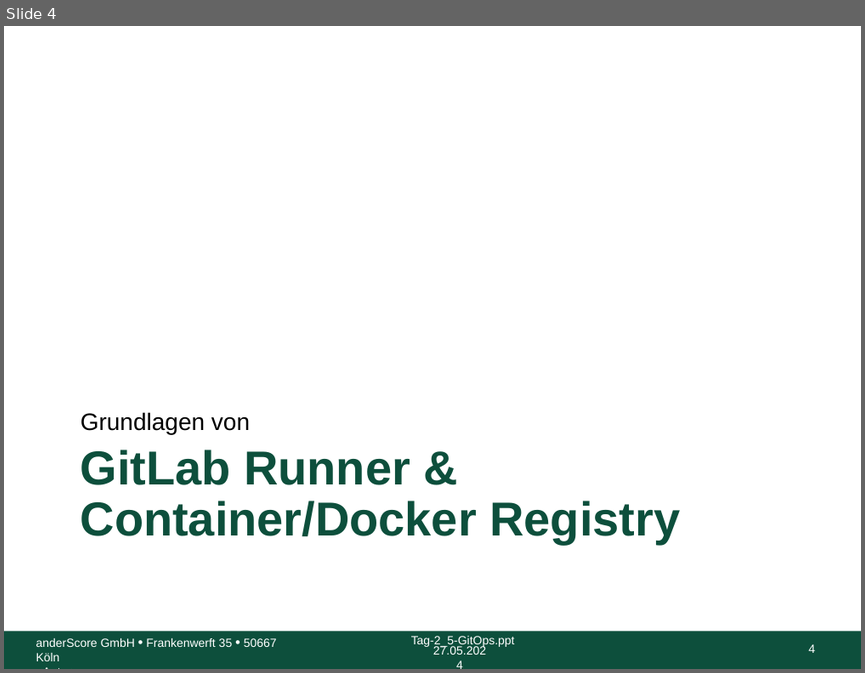
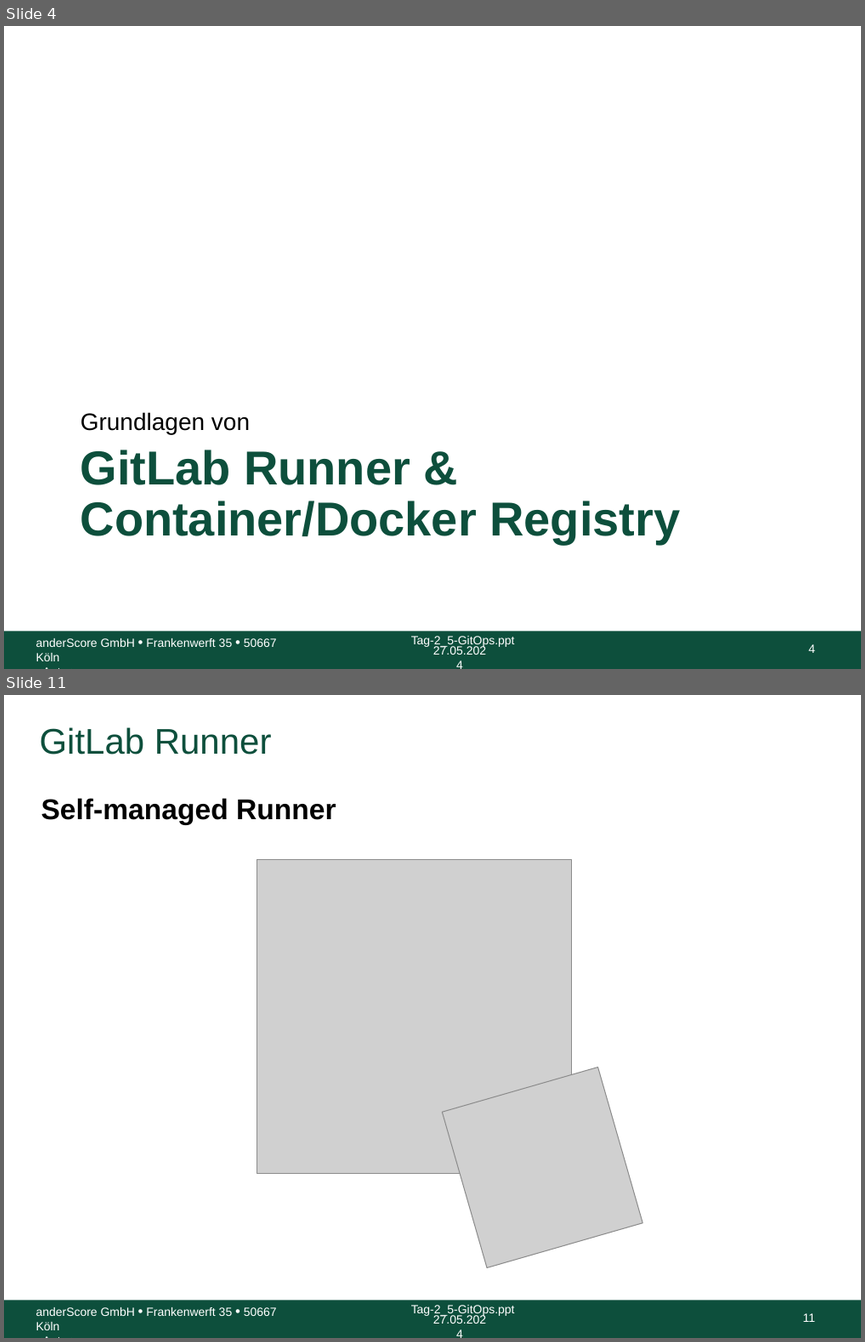
Before and after one commit to anderscore-gmbh/gitlab, a slide deck: slides/Tag-3_2-GitLab-Runner-Container-Registry.pptx. Shown one above the other, each under a label of ours: slide 4 before the commit, slides 4 and 11 after it; the slides between them are not shown. The pictures are 865x673 and 865x1342 pixels, drawn with LibreOffice and Linux fonts; fonts in the diff are those of the drawing; grey boxes stand for pictures; background and template pictures are left out. Boxes give left, top, right and bottom in pixels: in the first picture for what was removed or moved away, otherwise in the second. Text is boxed around its words. In the diff, an @@ line names an element or a change of style, - is before the commit and + after.

```diff
--- a/slides/Tag-3_2-GitLab-Runner-Container-Registry.pptx
+++ b/slides/Tag-3_2-GitLab-Runner-Container-Registry.pptx
@@ slide 11 added at (4,695,861,1338), background #FFFFFF; not listed: 5 template elements that a slide beside it also shows @@
@@ title added at (40,727,272,755), 30 pt, text #0D4F3C @@
+GitLab Runner
@@ text added at (41,798,336,825), 24 pt, text #000000, bold @@
+Self-managed Runner
@@ picture added at (256,860,571,1174) @@
@@ picture added at (443,1066,642,1267) @@
```
Also in this commit, not shown: 1 slide changed, 13 other slides added, 1 slide removed, 10 other files.
